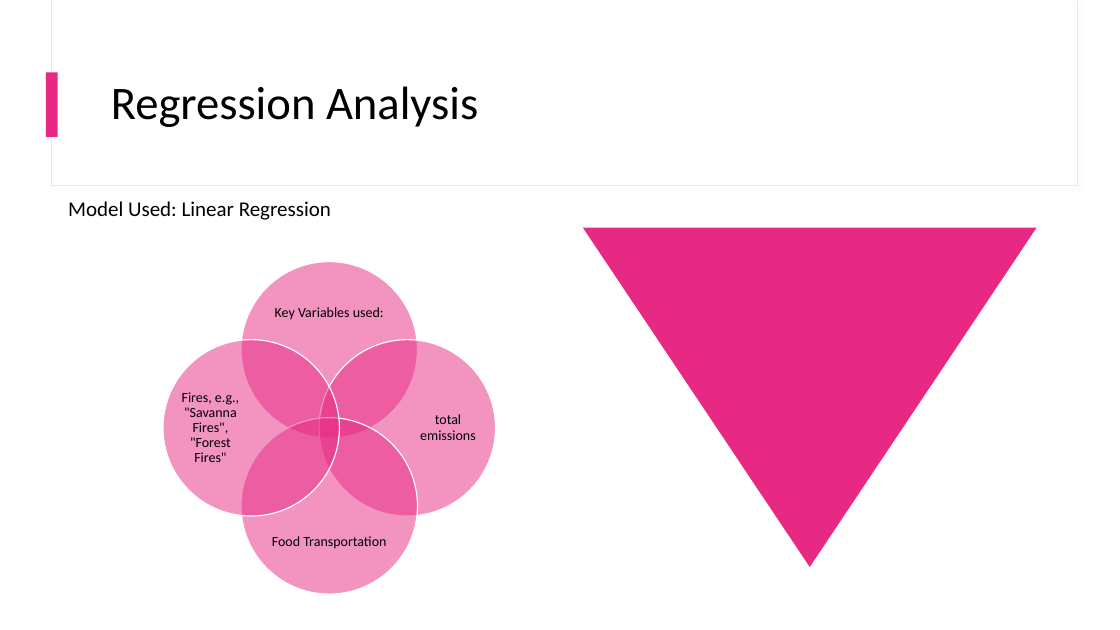
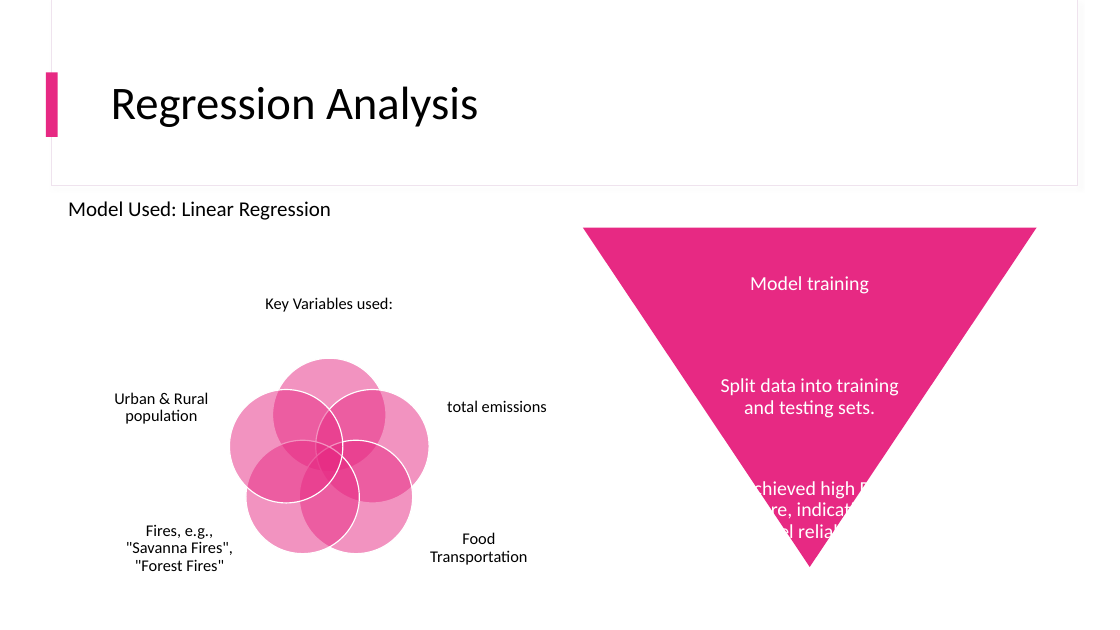
Before and after one commit to MelShongwe/2401PTDS_Regression_Project, a slide deck: slide 6 of Presentation Slide Deck .pptx (slide 7 before the commit). Drawn at 1120x630 pixels with LibreOffice and Linux fonts; fonts in the diff are those of the drawing. Boxes give left, top, right and bottom in pixels: in the first picture for what was removed or moved away, otherwise in the second. Text is boxed around its words. In the diff, an @@ line names an element or a change of style, - is before the commit and + after.

```diff
--- a/Presentation Slide Deck .pptx
+++ b/Presentation Slide Deck .pptx
@@ text "Key Variables used:": place and size @@
-text "Key Variables used:" at box(275, 307, 384, 320)
+text "Key Variables used:" at box(265, 297, 393, 312)
@@ text added at box(750, 276, 869, 294), 17 pt, text #FFFFFF @@
+Model training
@@ ellipse: place and size @@
-ellipse at box(241, 261, 418, 438)
+ellipse at box(273, 358, 386, 471)
@@ text "total emissions": place and size @@
-text "total emissions" at box(420, 414, 476, 440)
+text "total emissions" at box(447, 400, 547, 412)
@@ text added at box(721, 378, 899, 418), 17 pt, text #FFFFFF @@
+Split data into training and testing sets.
@@ text added at box(114, 392, 208, 424), 14 pt, text #000000 @@
+Urban & Rural population
@@ ellipse: place and size @@
-ellipse at box(163, 339, 339, 516)
+ellipse at box(229, 390, 343, 503)
@@ ellipse: place and size @@
-ellipse at box(319, 339, 496, 516)
+ellipse at box(316, 390, 429, 503)
@@ ellipse added at box(246, 440, 360, 554), fill #E72983 at 50% opacity, outline #FFFFFF 1 pt @@
@@ ellipse: place and size @@
-ellipse at box(241, 418, 418, 594)
+ellipse at box(299, 440, 413, 554)
@@ text added at box(742, 479, 877, 543), 17 pt, text #FFFFFF @@
+Achieved high R² score, indicating model reliability.
@@ size 12 to 14 pt in 4 elements at box(265, 297, 393, 312), box(447, 400, 547, 412), box(430, 532, 527, 565), box(126, 525, 233, 571) @@
@@ text "Fires, e.g., "Savanna Fires", "Forest ...": place and size @@
-text "Fires, e.g., "Savanna Fires", "Forest ..." at box(182, 392, 239, 462)
+text "Fires, e.g., "Savanna Fires", "Forest ..." at box(126, 525, 233, 571)
@@ text "Food Transportation": place and size @@
-text "Food Transportation" at box(272, 536, 386, 549)
+text "Food Transportation" at box(430, 532, 527, 565)
```
Also in this commit, not shown: 6 slides added, 2 slides removed.
